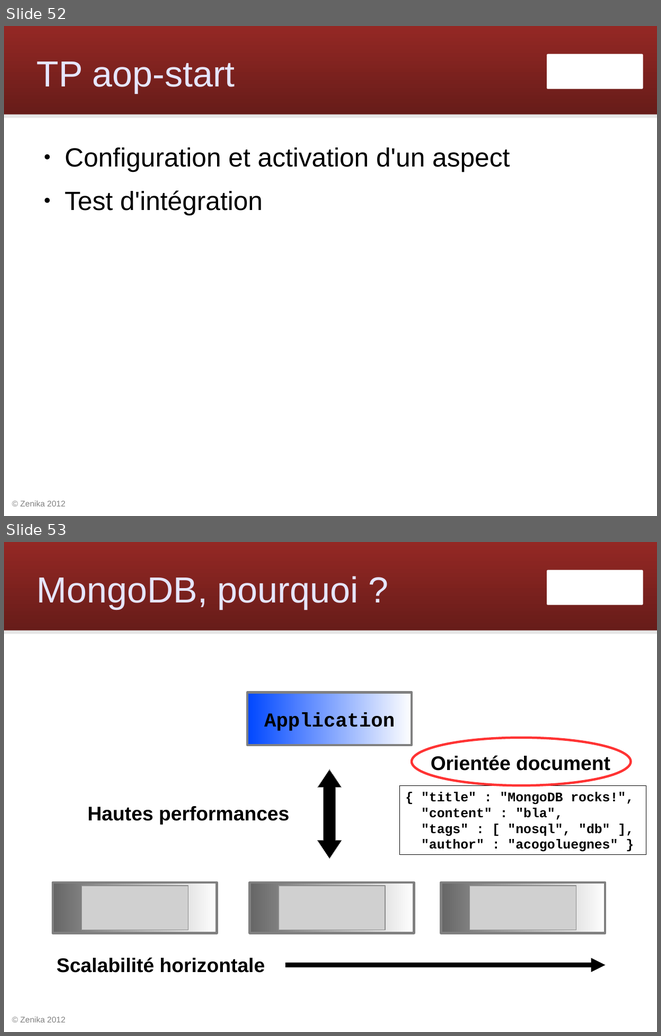
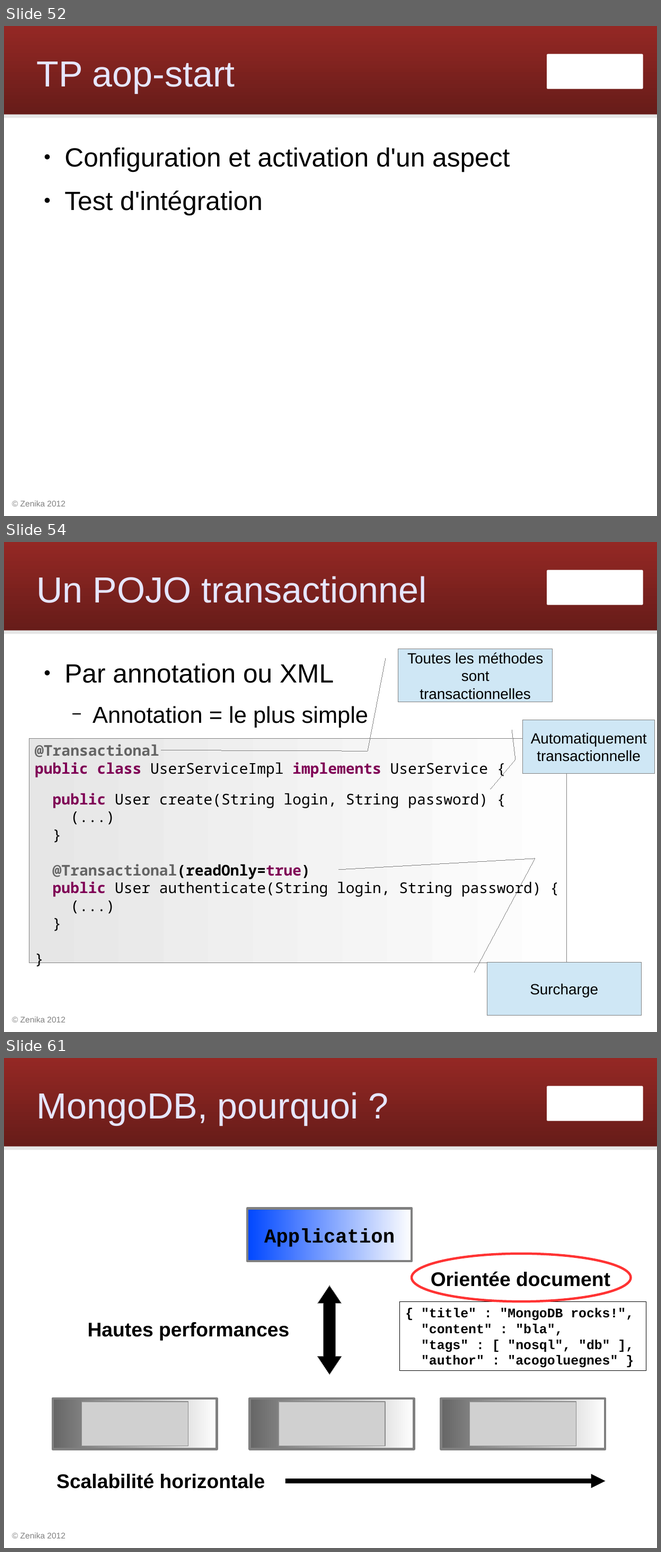
Before and after one commit to Zenika/workshop-spring-core, a slide deck: spring-workshop.odp. Shown one above the other, each under a label of ours: slides 52 and 53 before the commit, slides 52, 54 and 61 after it; the slides between them are not shown. The pictures are 661x1036 and 661x1552 pixels, drawn with LibreOffice and Linux fonts; fonts in the diff are those of the drawing; grey boxes stand for pictures; background and template pictures are left out. Boxes give left, top, right and bottom in pixels: in the first picture for what was removed or moved away, otherwise in the second. Text is boxed around its words. In the diff, an @@ line names an element or a change of style, - is before the commit and + after.

Commit message:
slides transaction

```diff
--- a/spring-workshop.odp
+++ b/spring-workshop.odp
@@ slide 54 added at bbox=[4, 542, 657, 1032], background #FFFFFF; not listed: 4 template elements that a slide beside it also shows @@
@@ title added at bbox=[37, 576, 426, 603], 44 pt, text #E6E6FF @@
+Un POJO transactionnel
@@ border callout added at bbox=[399, 649, 553, 702], fill #CFE7F5, outline #808080 0 pt, 18 pt, text #000000 @@
+Toutes les méthodes sont transactionnelles
@@ text added at bbox=[64, 663, 368, 728], 28 pt, text #000000 @@
+● Par annotation ou XML
+  − Annotation = le plus simple
@@ border callout added at bbox=[523, 720, 655, 773], fill #CFE7F5, outline #808080 0 pt, 18 pt, text #000000 @@
+Automatiquement transactionnelle
@@ rectangle added at bbox=[29, 738, 567, 963], fill gradient #E6E6E6 to #FEFEFE, outline #808080 0 pt, 18 pt, text #000000 @@
+@Transactional
+public class UserServiceImpl implements UserService {
+public User create(String login, String password) {
+(...)
+}
+@Transactional(readOnly=true)
+public User authenticate(String login, String password) {
+(...)
+}
+}
@@ border callout added at bbox=[487, 962, 642, 1015], fill #CFE7F5, outline #808080 0 pt, 18 pt, text #000000 @@
+Surcharge
@@ what was slide 53 is now slide 61 @@
```
Also in this commit, not shown: 7 other slides added.
